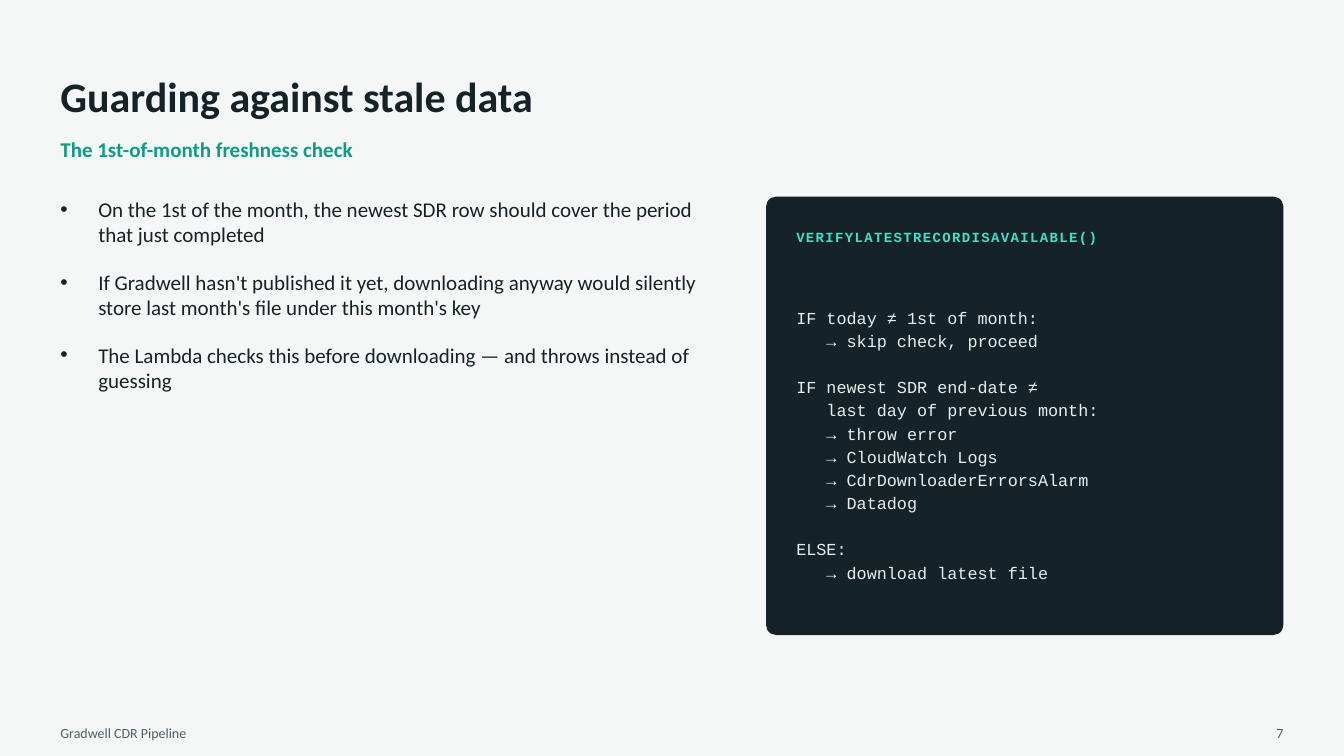
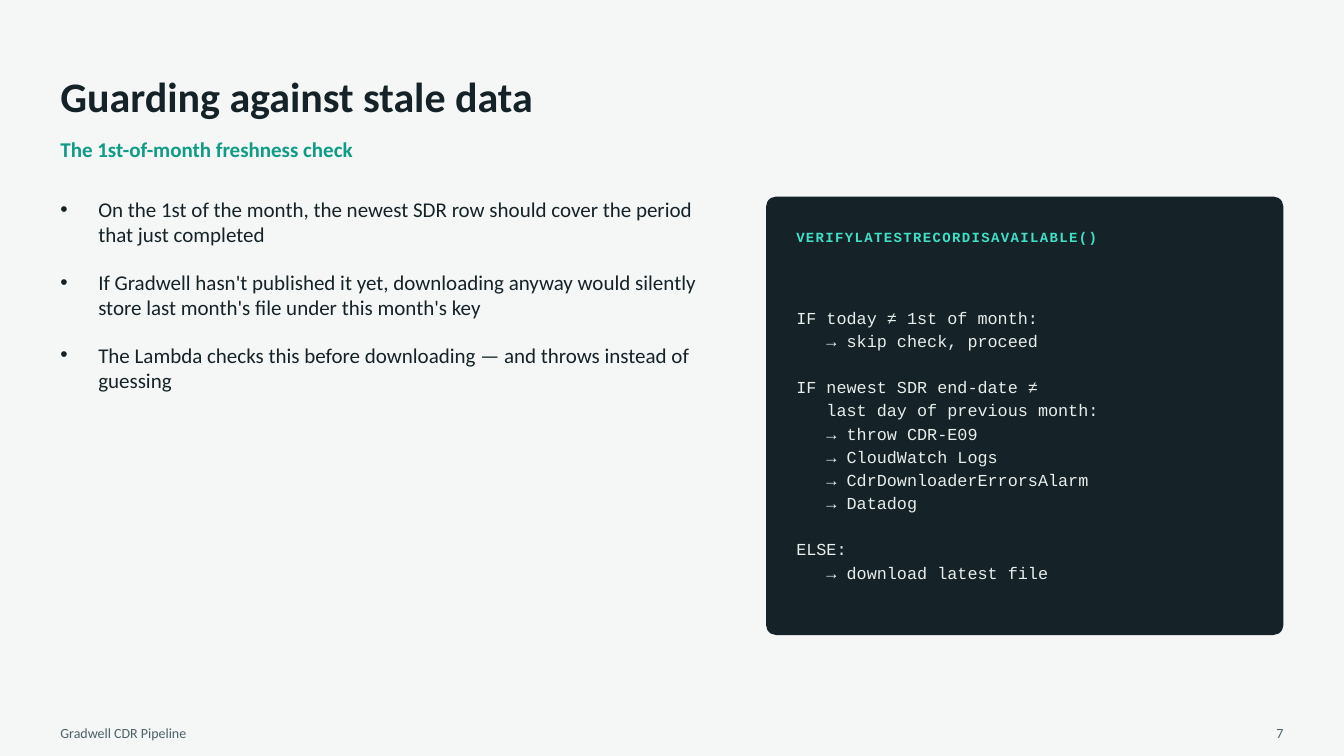
Before and after one commit to owenid/portal_login_automation_for_sdr_download, a slide deck: slide 7 of Gradwell-CDR-Pipeline-Solution-Overview.pptx. Drawn at 1344x756 pixels with LibreOffice and Linux fonts; fonts in the diff are those of the drawing. Boxes give left, top, right and bottom in pixels: in the first picture for what was removed or moved away, otherwise in the second. Text is boxed around its words. In the diff, an @@ line names an element or a change of style, - is before the commit and + after.

```diff
--- a/Gradwell-CDR-Pipeline-Solution-Overview.pptx
+++ b/Gradwell-CDR-Pipeline-Solution-Overview.pptx
@@ text at (x1=847, y1=428, x2=978, y2=440): text changed @@
-→ throw error
+→ throw CDR-E09
```
Also in this commit, not shown: 8 other slides changed, 3 other files.
